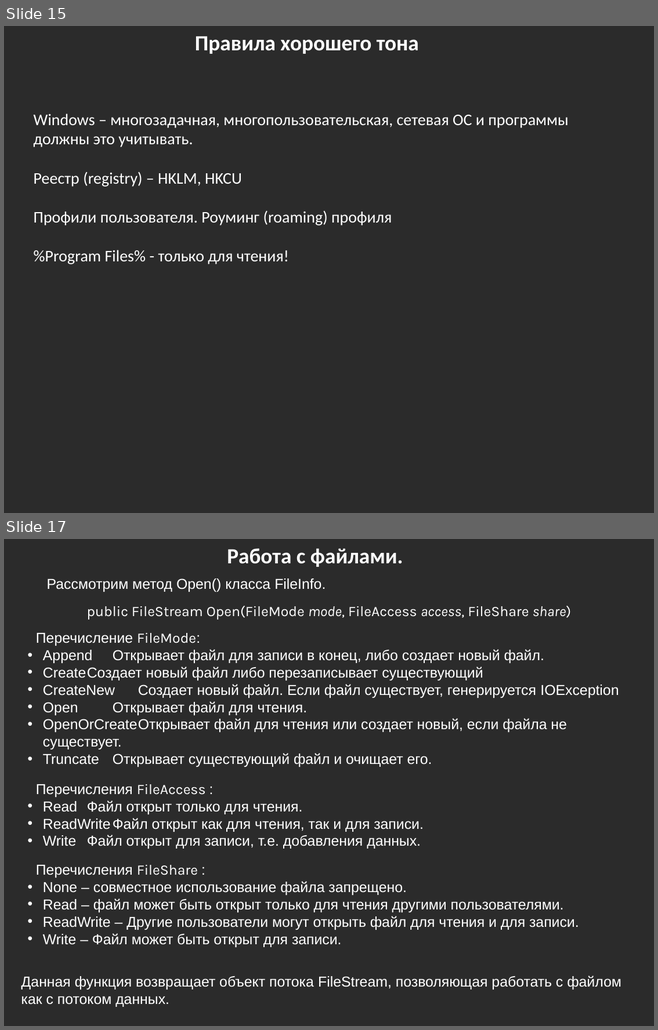
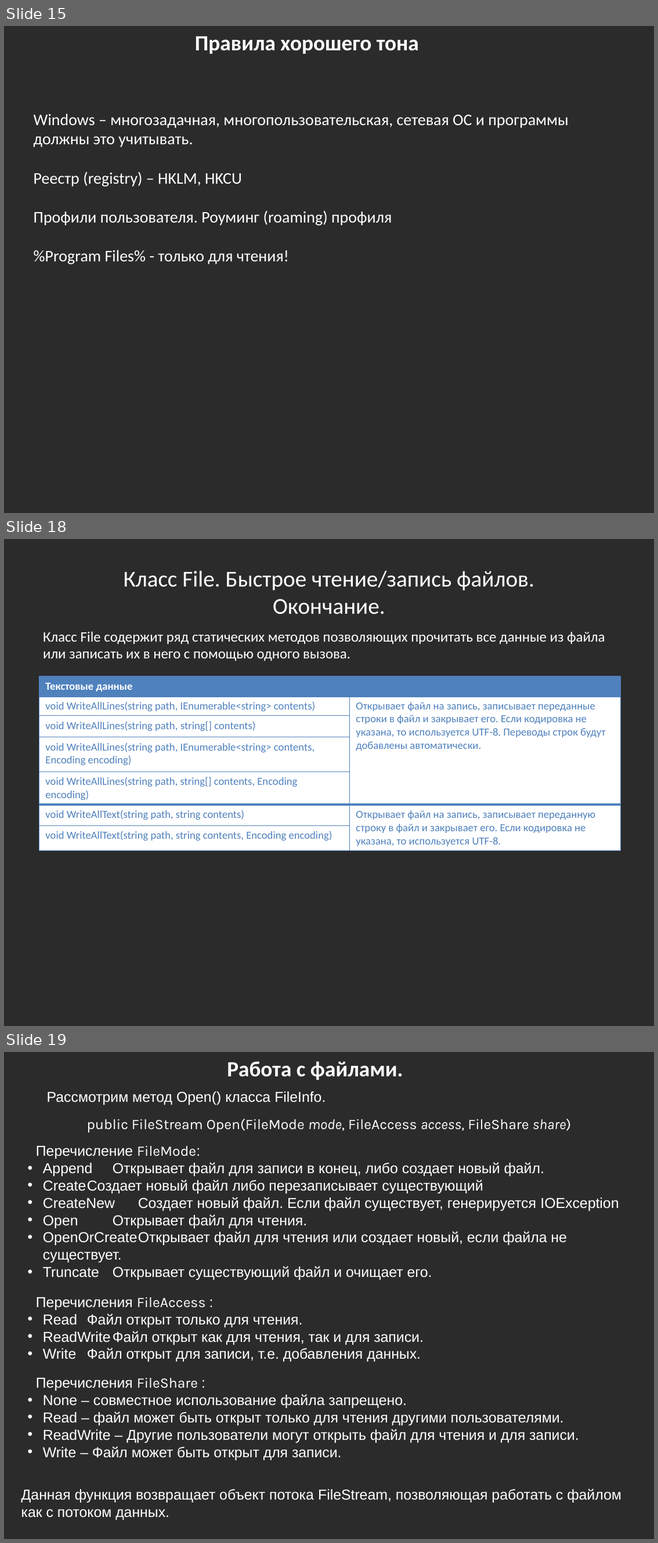
Before and after one commit to bazile/Training, a slide deck: Presentation/lesson-04-io.pptx. Shown one above the other, each under a label of ours: slides 15 and 17 before the commit, slides 15, 18 and 19 after it; the slides between them are not shown. The pictures are 658x1030 and 658x1543 pixels, drawn with LibreOffice and Linux fonts; fonts in the diff are those of the drawing; background and template pictures are left out; a plain dark background stands for a picture behind light text. Boxes give left, top, right and bottom in pixels: in the first picture for what was removed or moved away, otherwise in the second. Text is boxed around its words. In the diff, an @@ line names an element or a change of style, - is before the commit and + after.

Commit message:
Updated XML and IO presentations
- static methods of File class
- minor text changes in XML presentation

```diff
--- a/Presentation/lesson-04-io.pptx
+++ b/Presentation/lesson-04-io.pptx
@@ slide 18 added at <box>4,539,654,1026</box>, background picture (left out) @@
@@ title added at <box>123,570,534,614</box>, 25.2 pt, text #FFFFFF @@
+Класс File. Быстрое чтение/запись файлов.
+Окончание.
@@ text added at <box>43,631,604,661</box>, 16 pt, text #FFFFFF @@
+Класс File содержит ряд статических методов позволяющих прочитать все данные из файла или записать их в него с помощью одного вызова.
@@ table added at <box>39,676,621,849</box>, 7 rows, 2 columns @@
+Текстовые данные | 
+void WriteAllLines(string path, IEnumerable<string> contents) | Открывает файл на запись, записывает переданные строки в файл и закрывает его. Если кодировка не указана, то используется UTF-8. Переводы строк будут добавлены автоматически.
+void WriteAllLines(string path, string[] contents) | 
+void WriteAllLines(string path, IEnumerable<string> contents, Encoding encoding) | 
+void WriteAllLines(string path, string[] contents, Encoding encoding) | 
+void WriteAllText(string path, string contents) | Открывает файл на запись, записывает переданную строку в файл и закрывает его. Если кодировка не указана, то используется UTF-8.
+void WriteAllText(string path, string contents, Encoding encoding) | 
@@ what was slide 17 is now slide 19 @@
```
Also in this commit, not shown: 1 slide changed, 2 other slides added, 1 other file.
